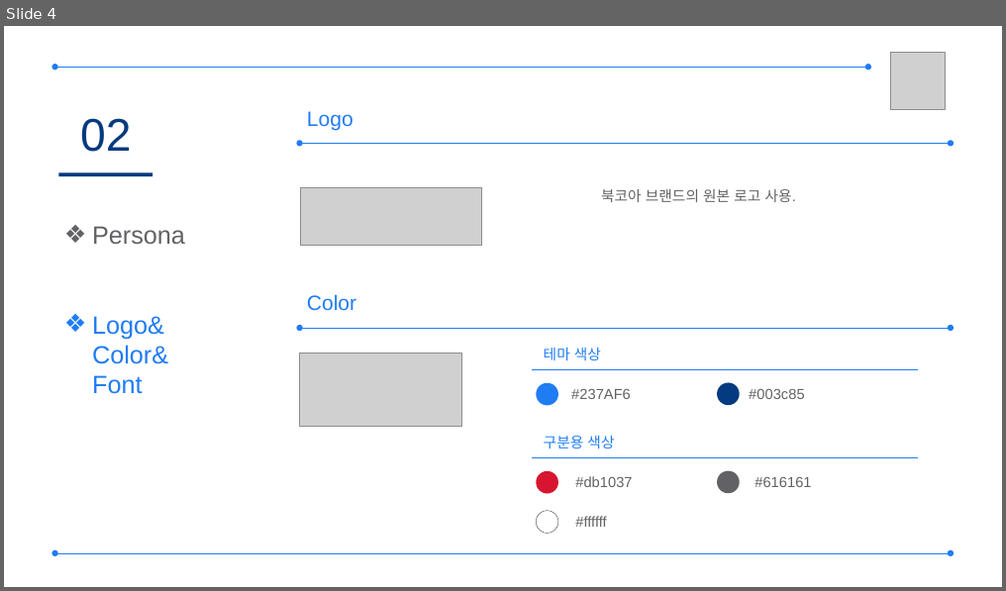
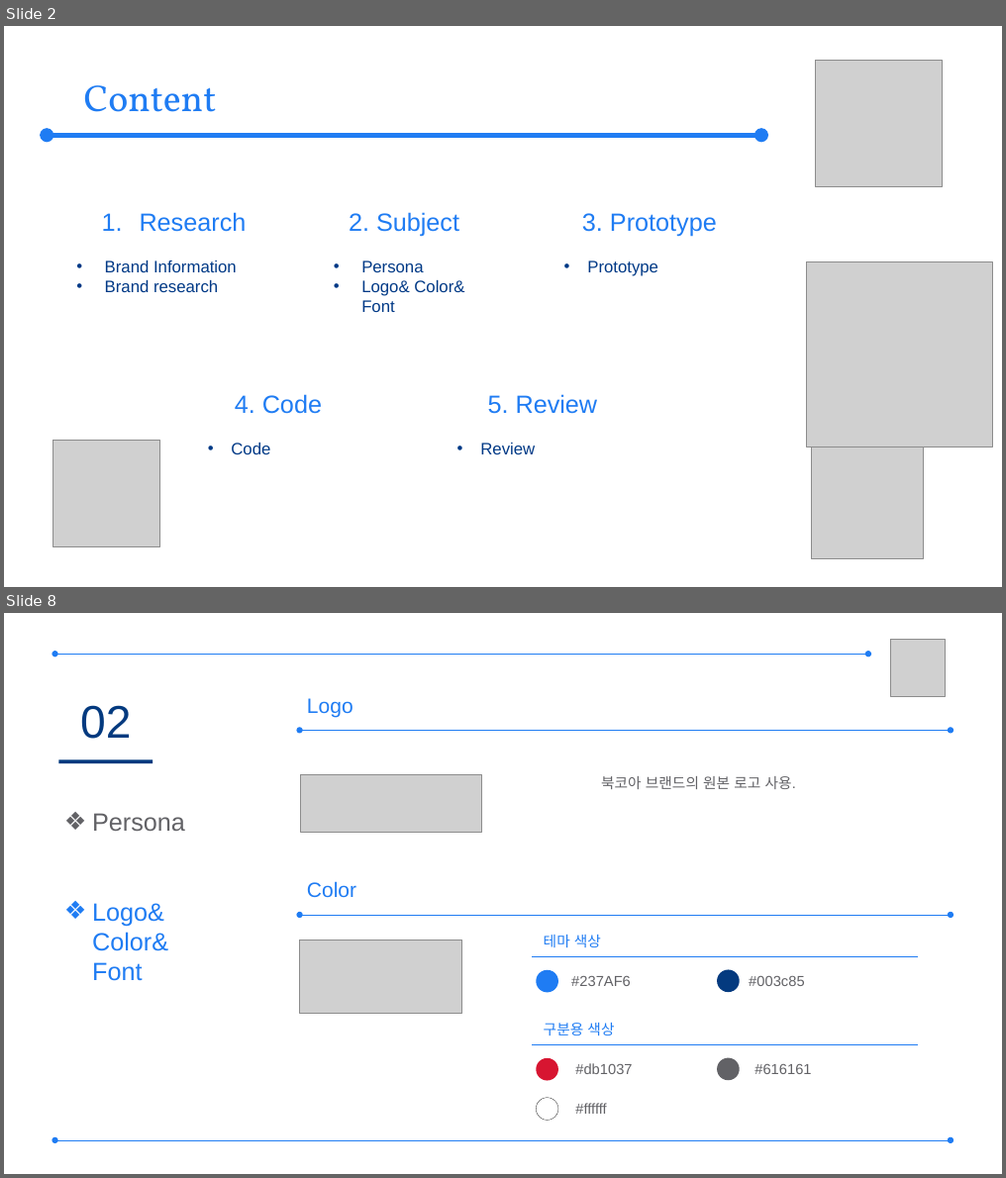
Before and after one commit to naisha855/Project_4, a slide deck: Plan/프레젠테이션1.pptx. Shown one above the other, each under a label of ours: slide 4 before the commit, slides 2 and 8 after it; the slides between them are not shown. The pictures are 1006x591 and 1006x1178 pixels, drawn with LibreOffice and Linux fonts; fonts in the diff are those of the drawing; grey boxes stand for pictures. Boxes give left, top, right and bottom in pixels: in the first picture for what was removed or moved away, otherwise in the second. Text is boxed around its words. In the diff, an @@ line names an element or a change of style, - is before the commit and + after.

```diff
--- a/Plan/프레젠테이션1.pptx
+++ b/Plan/프레젠테이션1.pptx
@@ slide 2 added at (4,26,1002,587), background #FFFFFF @@
@@ picture added at (816,61,943,187) @@
@@ text added at (84,85,217,112), 36 pt, text #1F7CF3 @@
+Content
@@ double arrow added from (47, 135) to (761, 135), #1F7CF3 4.5 pt @@
@@ text added at (105,212,247,292), 16 pt, text #013986 @@
+1. Research
+• Brand Information
+• Brand research
@@ text added at (349,212,464,312), 16 pt, text #013986 @@
+2. Subject
+• Persona
+• Logo& Color& Font
@@ text added at (582,213,717,276), 24 pt, text #1F7CF3 @@
+3. Prototype
+• Prototype
@@ picture added at (807,262,993,448) @@
@@ text added at (235,394,322,414), 24 pt, text #1F7CF3 @@
+4. Code
+• Code
@@ text added at (480,394,598,455), 24 pt, text #1F7CF3 @@
+5. Review
+• Review
@@ picture added at (53,440,159,547) @@
@@ picture added at (812,448,924,560) @@
@@ what was slide 4 is now slide 8 @@
```
Also in this commit, not shown: 2 slides changed, 8 other slides added, 1 slide removed, 2 other files.
